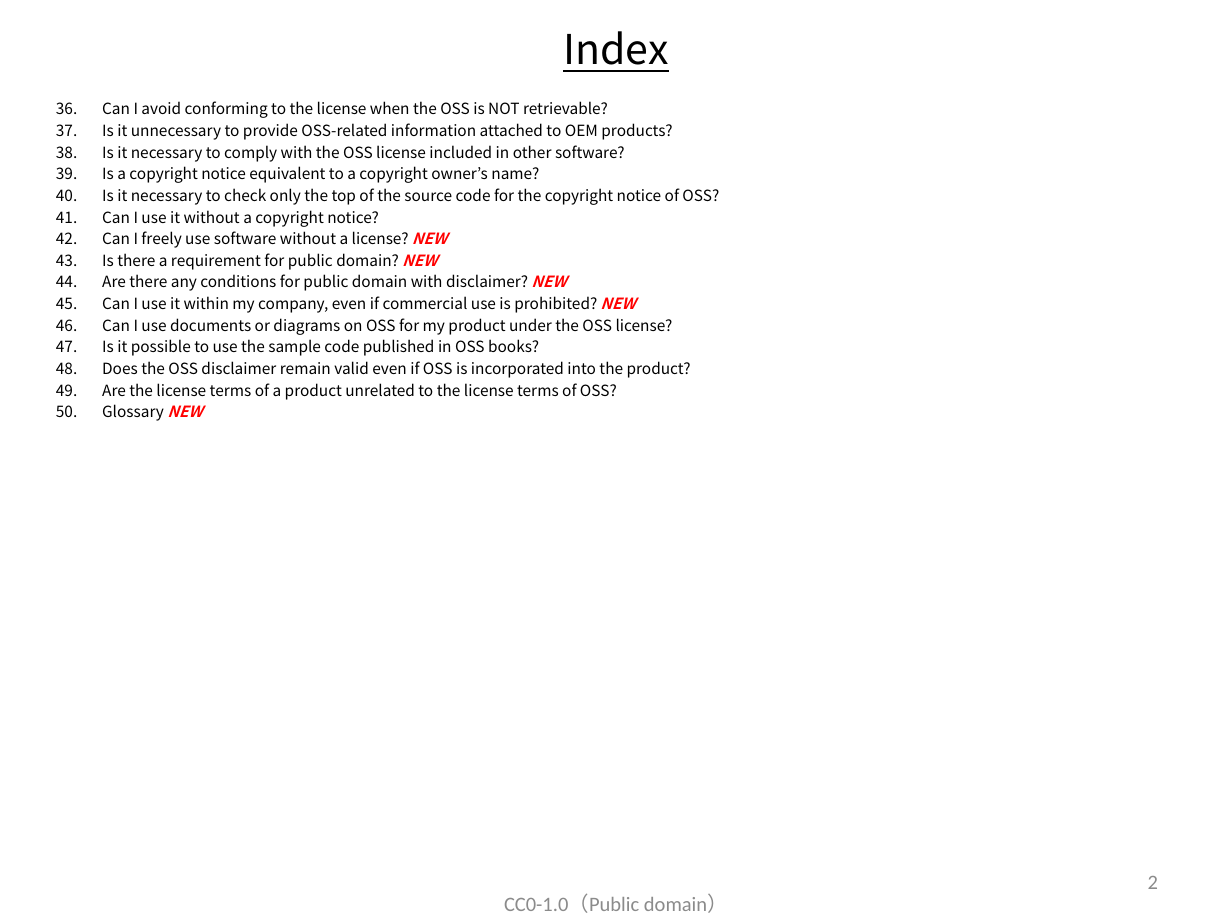
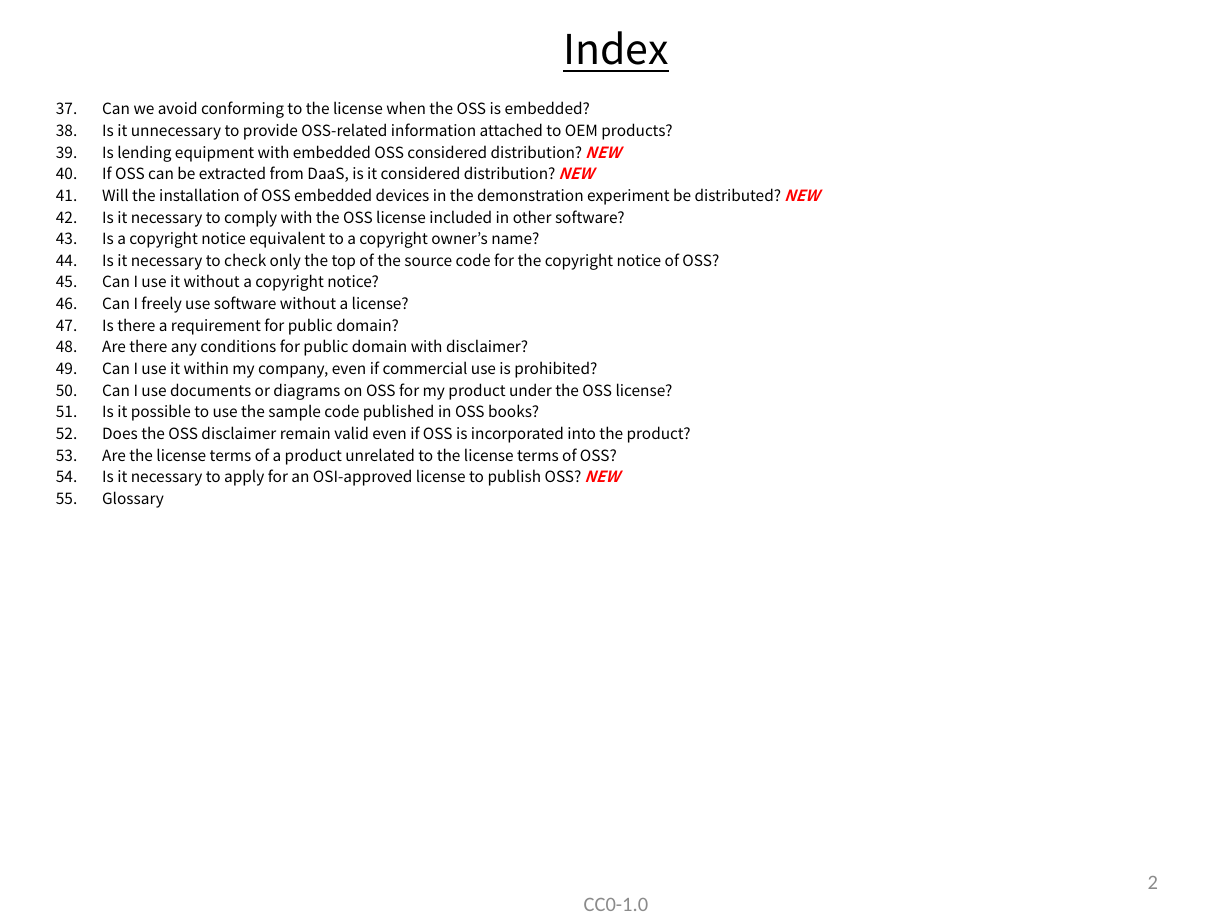
Before and after one commit to OpenChain-Project/OpenChain-JWG, a slide deck: slide 3 of Education_Material/FAQ/Misunderstandings_of_OSS_licenses_CC0.pptx. Drawn at 1232x924 pixels with LibreOffice and Linux fonts; fonts in the diff are those of the drawing. Boxes give left, top, right and bottom in pixels: in the first picture for what was removed or moved away, otherwise in the second. Text is boxed around its words. In the diff, an @@ line names an element or a change of style, - is before the commit and + after.

Commit message:
Frequent Misunderstandings of OSS licenses V7

```diff
--- a/Education_Material/FAQ/Misunderstandings_of_OSS_licenses_CC0.pptx
+++ b/Education_Material/FAQ/Misunderstandings_of_OSS_licenses_CC0.pptx
@@ text at [102,101,590,118]: text changed @@
-36. Can I avoid conforming to the license when the OSS is NOT retrievable?
+37. Can we avoid conforming to the license when the OSS is embedded?
@@ text at [102,145,819,205]: paragraphs added @@
+39. Is lending equipment with embedded OSS considered distribution? NEW
+40. If OSS can be extracted from DaaS, is it considered distribution? NEW
+41. Will the installation of OSS embedded devices in the demonstration experiment be distributed? NEW
@@ text at [102,296,597,378]: text changed @@
-42. Can I freely use software without a license? NEW
-43. Is there a requirement for public domain? NEW
-44. Are there any conditions for public domain with disclaimer? NEW
-45. Can I use it within my company, even if commercial use is prohibited? NEW
+46. Can I freely use software without a license?
+47. Is there a requirement for public domain?
+48. Are there any conditions for public domain with disclaimer?
+49. Can I use it within my company, even if commercial use is prohibited?
@@ text at [102,469,619,508]: text changed @@
-50. Glossary NEW
+54. Is it necessary to apply for an OSI-approved license to publish OSS? NEW
+55. Glossary
@@ text at [584,898,648,911]: text changed @@
-CC0-1.0（Public domain）
+CC0-1.0
```
Also in this commit, not shown: 51 other slides changed, 5 slides added.
